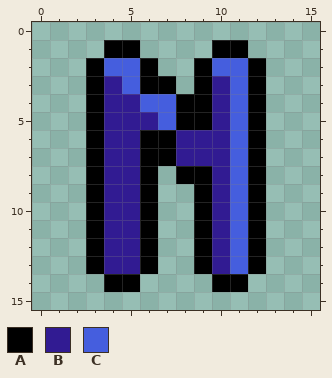
Two versions of one pixel-art file, Assets/Arts/GameUI/Canvas_Border_Btn/AllMenuUI/MainMenu/MainMenuBackGround/N.aseprite. Above, as it was before the edit.
16x16 pixels, 1 frame.
Palette (. is transparent): A #000000  B #311b92  C #455ede
Once edited:
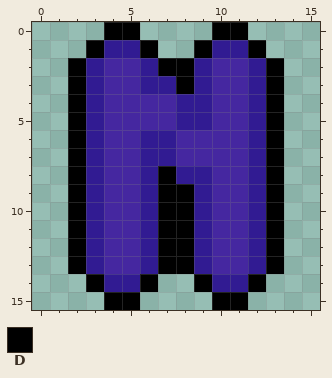
Colours new in this view: D #000000
What changed:
@@ palette @@
-A #000000
+A #311b92
-B #311b92
+B #4527a0
@@ x 0..15 @@
- 0 ................
- 1 ....AA....AA....
- 2 ...ACCA..ACCA...
- 3 ...ABCAA.ABCA...
- 4 ...ABBCCAABCA...
- 5 ...ABBBCAABCA...
- 6 ...ABBAABBBCA...
- 7 ...ABBAABBBCA...
- 8 ...ABBA.AABCA...
- 9 ...ABBA..ABCA...
-10 ...ABBA..ABCA...
-11 ...ABBA..ABCA...
-12 ...ABBA..ABCA...
-13 ...ABBA..ABCA...
-14 ....AA....AA....
-15 ................
+ 0 ....DD....DD....
+ 1 ...DAAD..DAAD...
+ 2 ..DABBADDABBAD..
+ 3 ..DABBAADABBAD..
+ 4 ..DABBBBAABBAD..
+ 5 ..DABBBBAABBAD..
+ 6 ..DABBAABBBBAD..
+ 7 ..DABBAABBBBAD..
+ 8 ..DABBADAABBAD..
+ 9 ..DABBADDABBAD..
+10 ..DABBADDABBAD..
+11 ..DABBADDABBAD..
+12 ..DABBADDABBAD..
+13 ..DABBADDABBAD..
+14 ...DAAD..DAAD...
+15 ....DD....DD....
